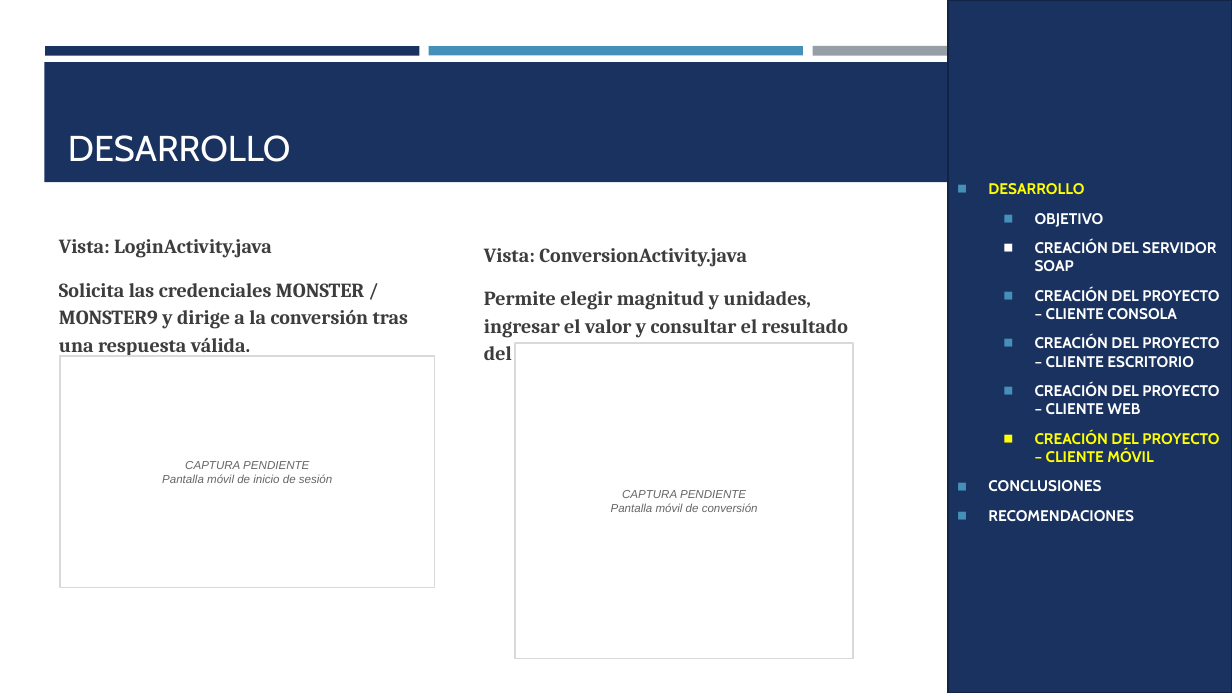
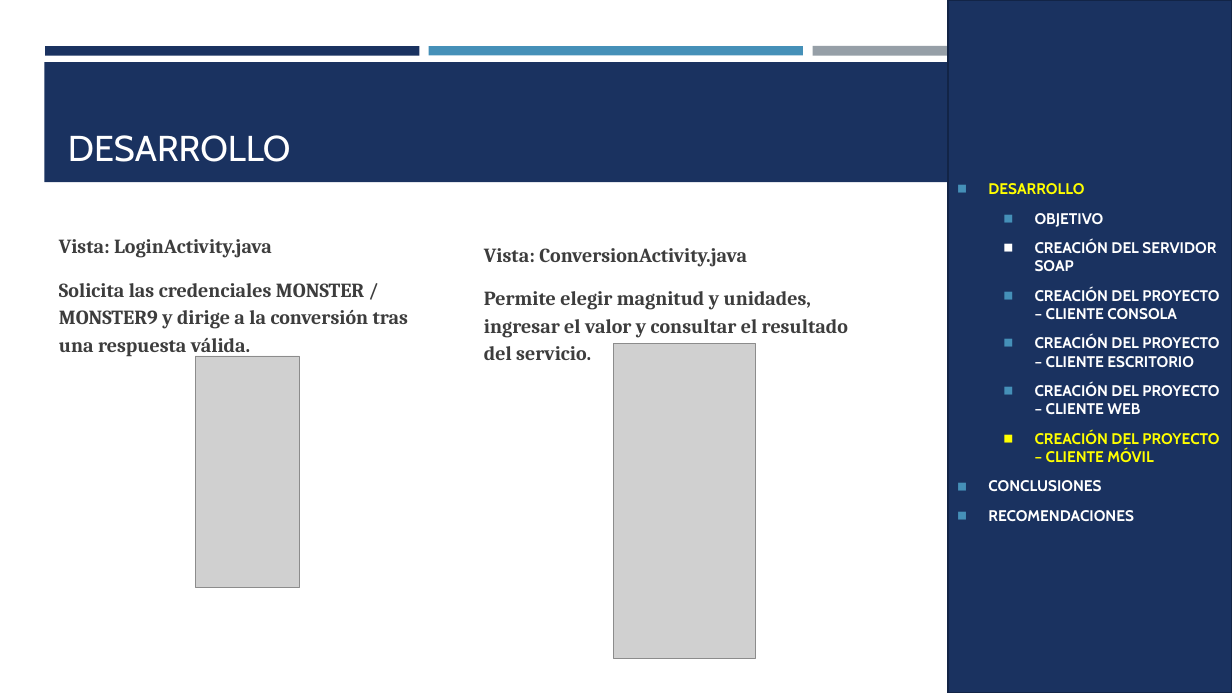
Before and after one commit to JulioViche/u1-sw-arch, a slide deck: slide 27 of TI.1.1. PAO202651_SOAP_JAVA_SINBDD_NRC36884_GR09/05. DOCUMENTACION/CONVUNI_SOAP_JAVA_GR09.pptx. Drawn at 1232x693 pixels with LibreOffice and Linux fonts; fonts in the diff are those of the drawing; grey boxes stand for pictures. Boxes give left, top, right and bottom in pixels: in the first picture for what was removed or moved away, otherwise in the second. Text is boxed around its words. In the diff, an @@ line names an element or a change of style, - is before the commit and + after.

Commit message:
docs(soap-java): completar manual y capturas de clientes
Actualiza el manual técnico y la presentación con capturas de los clientes de consola, escritorio, web y móvil, además de la evidencia del servidor y WSDL.

Conserva a Murillo Medina, Gabriel Omar y Viche Castillo, Julio Enrique en orden alfabético. Corrige las figuras del proyecto móvil y presenta LoginController y ConversionController como texto editable con sus rótulos y líneas legibles.

Incluye las capturas y la versión Markdown del manual. El DOCX se abrió en Word y se revisaron páginas renderizadas; la presentación se renderizó y no contiene marcadores de captura pendiente.

```diff
--- a/TI.1.1. PAO202651_SOAP_JAVA_SINBDD_NRC36884_GR09/05. DOCUMENTACION/CONVUNI_SOAP_JAVA_GR09.pptx
+++ b/TI.1.1. PAO202651_SOAP_JAVA_SINBDD_NRC36884_GR09/05. DOCUMENTACION/CONVUNI_SOAP_JAVA_GR09.pptx
@@ rectangle removed at [60,356,434,587] @@
-CAPTURA PENDIENTE
-Pantalla móvil de inicio de sesión
@@ picture added at [195,356,299,587] @@
@@ rectangle removed at [515,343,853,658] @@
-CAPTURA PENDIENTE
-Pantalla móvil de conversión
@@ picture added at [614,343,756,658] @@
```
Also in this commit, not shown: 15 other slides changed, 18 other files.
